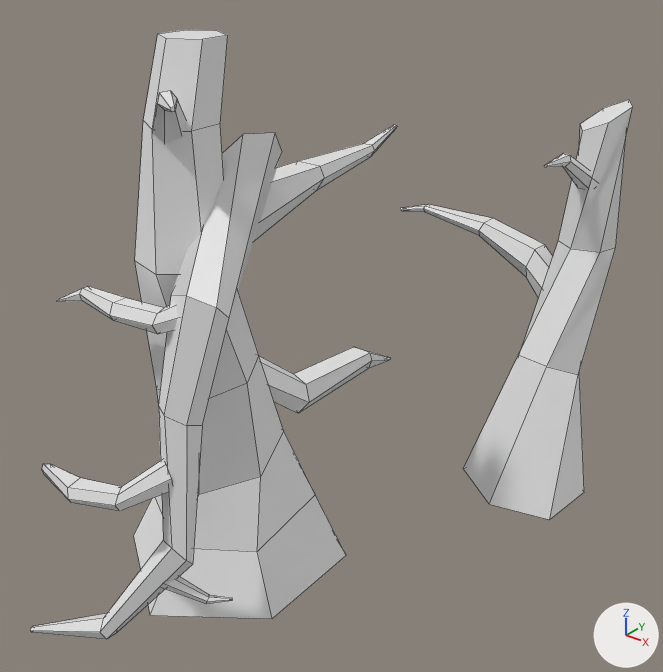
Two versions of the FBX model Proyecto2/Assets/Prefabs/AssetDelNivel/ArbolViejo.fbx, one commit apart.
One viewpoint serves both versions: a camera (50 mm lens) standing at (15.7, -16.3, 18.4) and looking at (1.1, 2.0, 7.0). Every picture has the same lights, and +X, +Y and +Z are marked at lower right. Mesh edges are drawn as thin lines.
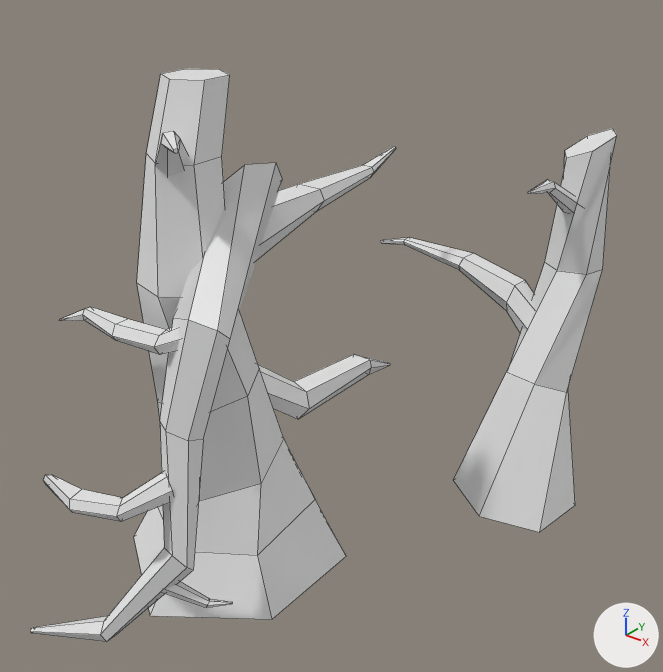
Pixel boxes (x1, y1, x2, y2) of what changed, in the pictures (663 x 672 px; the box of a moved part takes in the faces that stretch with it):
'Cylinder.001', moved, rescaled (6% shorter)
    before: (30, 30, 397, 640)
    after: (30, 69, 396, 642)
'Cylinder.004', reshaped, moved, rescaled
    before: (400, 100, 633, 520)
    after: (381, 128, 617, 532)
part 1 of me_cylinder_013, moved or reshaped
    before: (400, 204, 553, 298)
    after: (381, 237, 534, 334)

What changed in the scene script:
```text
Change me_cylinder_013:
    where me_cylinder_013.from_pydata(...)  # 72 vertices, 57 faces; spans x -8.7..9.6, y -5.5..7.5, z -17.3..10.5
    used by ob_cylinder_004; location = (2.98, 9.92, 7.86); rotation_euler = (0.337, -0.194, -2.75), in degrees (19, -11, -158); scale = (0.489, 0.489, 0.489)
    me_cylinder_013 part 1: the loose piece of 30 vertices spanning x -4.2..9.6, y -5.5..0.1, z -4.6..1.2 is moved by (0.1, 0.4, -1.2)
Change ob_cylinder_004:
    ob_cylinder_004.location: (2.98, 9.92, 7.86) -> (2.98, 9.1, 7.38)
    ob_cylinder_004.scale: (0.489, 0.489, 0.489) -> (0.488, 0.486, 0.465)
Change ob_cylinder_001:
    ob_cylinder_001.location: (-0.5, -1.43, 7.2) -> (-0.5, -1.43, 6.76)
    ob_cylinder_001.scale: (0.718, 0.718, 0.718) -> (0.718, 0.718, 0.676)
```
